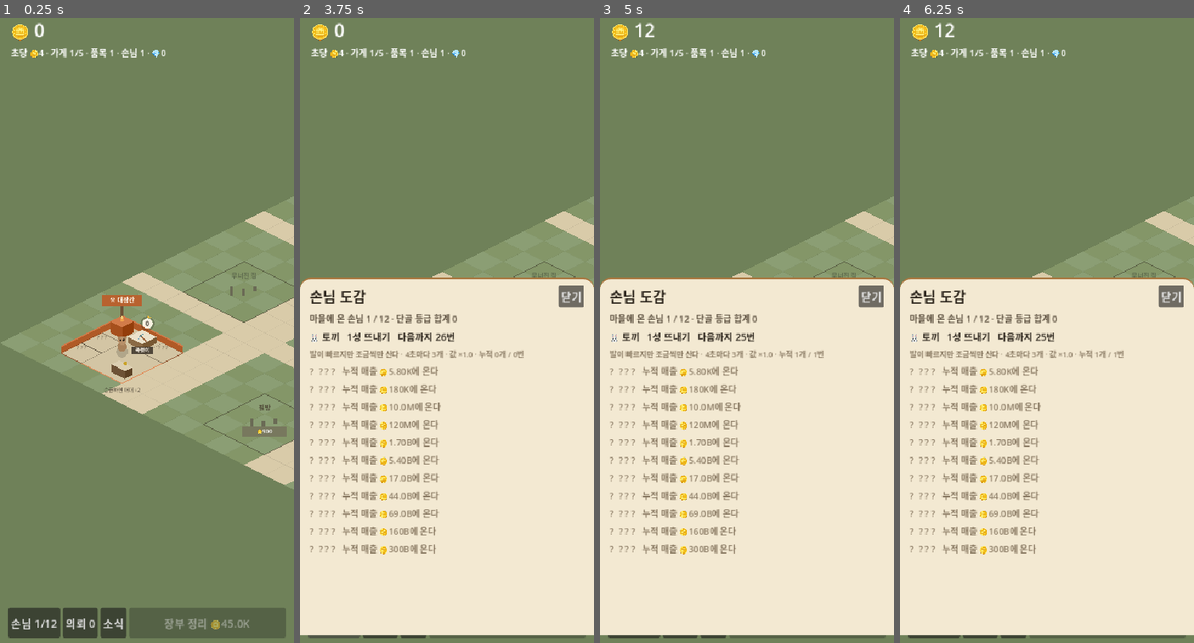
Above: before the commit, frames 1-4 (left to right).
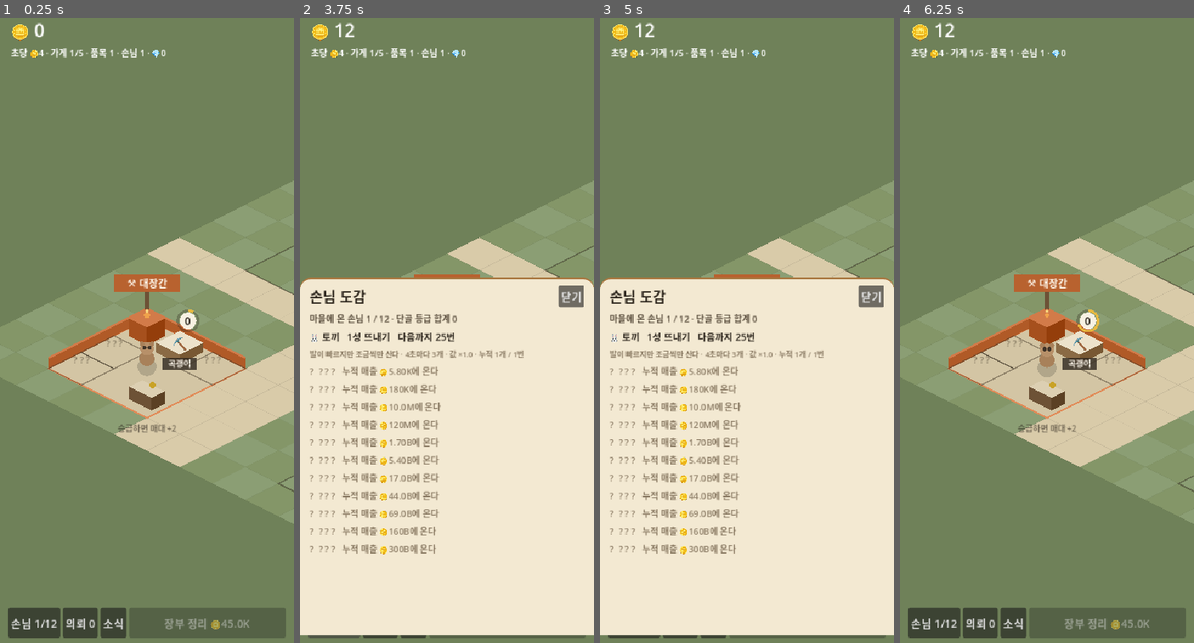
Above: after the commit, the same moments.

Repository: nonexpertchassi-creator/raccoon-hollow
Game: Godot game, scene res://main.tscn
Same seed, same stepped clock (60 frames per second), same inputs: the game is played once before the commit and once after it.
Inputs:
- Up to frame 1 (0.25 s): no input
- Up to frame 2 (3.75 s): click "손님 1/12" at 0.5 s; click "의뢰 0" at 1.25 s; click "소식" at 2 s; click "닫기" at 2.75 s; click "손님 1/12" at 3.5 s
- Up to frame 3 (5 s): click "의뢰 0" at 4.25 s
- Up to frame 4 (6.25 s): click "소식" at 5 s; click "닫기" at 5.75 s

The runs differ from the first frame. In frame 1, 19% of the frame differs, in the area x 0-100%, y 25-81%; in frame 2, 2.2%; in frame 3, 2.1%; in frame 4, 58%, in the area x 0-100%, y 25-99%.

Commit message:
폰에서 만져 보고 넷 — 크게작게 · 첫 크기 · 매대 판정 · 손님 간격
크게·작게가 아예 없었다. 두 손가락·트랙패드·휠로 넣었다. 누른 자리를
붙잡고 커진다 — 화면 한가운데 기준이면 보던 가게가 손 밑에서 도망간다.
크기 칸을 못 박았다: 기본 1.0(가게 하나가 폭에 꽉) · 0.45~1.8.
찍는 도구에 SHOT_ZOOM을 붙여 눈으로 견줘 정했다.

"계산대를 눌러야만 창이 열린다"는 지적이 맞았다. 매대 판정이 104×92라
칸(96×48) 두 개 몫을 먹어서 마당 전체를 삼켰다. 더 아픈 건 우리가 이걸
알고도 시험을 그쪽에 맞춰 놨다는 것이다 — 고장을 재현하는 대신 고장을
시험에 새겼다. 판정을 제 칸 마름모로 좁히고 시험도 되돌렸다.

손님이 시계처럼 온다는 것도 맞았다. 토끼·까치가 wild:0이라 4.6초·3.1초
마다 정확히 왔다. 0.25/0.25/0.3만 줬다(평균 간격은 그대로).
8시간×씨앗 셋: 중앙값 1.16T→1.13T(−2.6%). 씨앗끼리 차이(1.14~1.33T)보다
작으니 경제는 그대로고 느낌만 바뀐 것이다.

장부 정리 삭제는 안 했다 — 지우면 후반에 1,986번을 눌러야 한다(옛 측정).
단추가 싫은 건지 기능이 싫은 건지 되물었다.

Co-Authored-By: Claude Opus 5 <noreply@anthropic.com>

Diff:
--- a/godot/main.gd
+++ b/godot/main.gd
@@ -23,6 +23,19 @@
 ## 손가락을 뗀 자리가 눌려서 엉뚱한 게 강화된다.
 var _press_at: Vector2 = Vector2.ZERO
 var _dragged: bool = false
+
+## ── 줌 ──
+## 왜 칸을 정해 두나. 마음대로 줄이면 마을이 개미만 해지고, 마음대로 키우면
+## 손님이 화면을 다 덮는다. 둘 다 놀 수 없는 화면이다.
+##   1.00 — 처음 보는 크기. 가게 하나(3×3 마당 288px)가 폭 430 안에 꽉 찬다
+##   0.45 — 마을 전체를 훑는다
+##   1.80 — 매대 하나를 정확히 누를 만큼
+const ZOOM_DEF := 1.0
+const ZOOM_MIN := 0.45
+const ZOOM_MAX := 1.8
+## 두 손가락 사이 거리 — 지난 프레임과 견줘서 벌어졌는지 좁혀졌는지를 본다
+var _touches: Dictionary = {}
+var _pinch_d: float = 0.0
 
 ## ── 저장 ──
 ## 방치형에서 저장은 잔재미가 아니라 뼈대다. 껐다 켜면 처음부터인 게임은
@@ -82,7 +95,7 @@
 	add_child(village)
 
 	cam = Camera2D.new()
-	cam.zoom = Vector2(0.62, 0.62)
+	cam.zoom = Vector2(ZOOM_DEF, ZOOM_DEF)
 	# 대장간 앞에서 시작한다 — 처음 켜면 여기 하나만 서 있다.
 	# 화면의 가로 위치는 tx가 아니라 (tx − ty)라, 칸 좌표를 그대로 쓰면 엉뚱한 데를 본다.
 	cam.position = Iso.w(Iso.SHOP_T[0].x - 1.5, Iso.SHOP_T[0].y - 1.5) + Vector2(0, -60)
@@ -233,6 +246,40 @@
 ## 화면을 끌어서 마을을 둘러보고, 눌러서 논다.
 ## 마을 밖으로는 못 나간다 — 끝없는 초록 벌판이 나오면 길을 잃는다.
 func _unhandled_input(e: InputEvent) -> void:
+	# 두 손가락 — 폰에서 크게·작게. 손가락 하나는 밀기라 여기서 안 본다.
+	if e is InputEventScreenTouch:
+		var st := e as InputEventScreenTouch
+		if st.pressed:
+			_touches[st.index] = st.position
+		else:
+			_touches.erase(st.index)
+		_pinch_d = 0.0
+		if _touches.size() >= 2:
+			_dragged = true           # 두 손가락을 뗐을 때 그 자리가 눌리면 안 된다
+		return
+	if e is InputEventScreenDrag:
+		var sd := e as InputEventScreenDrag
+		_touches[sd.index] = sd.position
+		if _touches.size() >= 2:
+			var pts: Array = _touches.values()
+			var d: float = (pts[0] as Vector2).distance_to(pts[1] as Vector2)
+			var mid: Vector2 = ((pts[0] as Vector2) + (pts[1] as Vector2)) * 0.5
+			if _pinch_d > 0.0 and d > 0.0:
+				_zoom_by(d / _pinch_d, mid)
+			_pinch_d = d
+		return
+	# 트랙패드 오므리기(맥) · 휠(책상에서 시험할 때)
+	if e is InputEventMagnifyGesture:
+		_zoom_by((e as InputEventMagnifyGesture).factor, (e as InputEventMagnifyGesture).position)
+		return
+	if e is InputEventMouseButton and (e as InputEventMouseButton).pressed:
+		var wb := e as InputEventMouseButton
+		if wb.button_index == MOUSE_BUTTON_WHEEL_UP:
+			_zoom_by(1.1, wb.position)
+			return
+		if wb.button_index == MOUSE_BUTTON_WHEEL_DOWN:
+			_zoom_by(1.0 / 1.1, wb.position)
+			return
 	if e is InputEventMouseButton and (e as InputEventMouseButton).button_index == MOUSE_BUTTON_LEFT:
 		var mb := e as InputEventMouseButton
 		if mb.pressed:
@@ -242,10 +289,21 @@
 			_tap(_to_world(mb.position))
 	elif e is InputEventMouseMotion and (e as InputEventMouseMotion).button_mask & MOUSE_BUTTON_MASK_LEFT:
 		var mm := e as InputEventMouseMotion
+		if _touches.size() >= 2:
+			return                             # 두 손가락은 크기 조절이지 밀기가 아니다
 		if mm.position.distance_to(_press_at) > 8.0:
 			_dragged = true                    # 8px 넘게 움직였으면 끈 것이다
 		cam.position -= mm.relative / cam.zoom.x
 		_clamp_cam()
+
+## 누른 자리를 붙잡고 크게·작게. 화면 한가운데를 기준으로 하면 보고 있던
+## 가게가 손 밑에서 도망간다 — 손가락 밑의 땅은 그대로 있어야 한다.
+func _zoom_by(f: float, at: Vector2) -> void:
+	var before: Vector2 = _to_world(at)
+	var z: float = clampf(cam.zoom.x * f, ZOOM_MIN, ZOOM_MAX)
+	cam.zoom = Vector2(z, z)
+	cam.position += before - _to_world(at)
+	_clamp_cam()
 
 func _to_world(screen: Vector2) -> Vector2:
 	return cam.position + (screen - get_viewport_rect().size * 0.5) / cam.zoom.x
@@ -292,9 +350,14 @@
 			for k in range(cap):
 				var sp2: Vector2i = y.stalls[k]
 				var q: Vector2 = Iso.w(o.x + sp2.x + 0.5, o.y + sp2.y + 0.5)
-				if absf(p.x - q.x) > 52.0 or p.y < q.y - 64.0 or p.y > q.y + 28.0:
+				# ★ 매대 판정은 **제 칸 위**로만. 예전엔 104×92짜리 네모라
+				#   칸(96×48) 두 개 몫을 먹었고, 그래서 마당 어디를 눌러도
+				#   매대가 먼저 잡혔다 — 가게 창은 현판으로만 열리는 셈이었다.
+				#   칸 모양 그대로(마름모) 재고, 매대 몸통 높이만큼만 위로 올린다.
+				var dy: float = p.y - (q.y - 14.0)
+				if absf(p.x - q.x) / (Iso.TW * 0.5) + absf(dy) / (Iso.TH * 0.5) > 1.0:
 					continue
-				var d: float = Vector2(p.x - q.x, (p.y - (q.y - 18.0)) * 1.4).length()
+				var d: float = Vector2(p.x - q.x, dy * 2.0).length()
 				if d < best_d:
 					best_d = d
 					best = k
--- a/godot/rules/content.gd
+++ b/godot/rules/content.gd
@@ -160,7 +160,7 @@
 		"pay": 1.0,
 		"spread": 3.0,
 		"speed": 1.4,
-		"wild": 0.0,
+		"wild": 0.25,
 		"at": 0.0,
 		"desc": "발이 빠르지만 조금씩만 산다"
 	},
@@ -173,7 +173,7 @@
 		"pay": 0.85,
 		"spread": 2.0,
 		"speed": 1.7,
-		"wild": 0.0,
+		"wild": 0.25,
 		"at": 5800.0,
 		"desc": "쉴 새 없이 들르는 대신 값을 깎는다"
 	},
@@ -186,7 +186,7 @@
 		"pay": 1.15,
 		"spread": 2.0,
 		"speed": 1.5,
-		"wild": 0.15,
+		"wild": 0.3,
 		"at": 180000.0,
 		"desc": "자주 오지만 한두 개면 족하다"
 	},
--- a/godot/tests/shot.gd
+++ b/godot/tests/shot.gd
@@ -4,6 +4,7 @@
 ##
 ##   SHOT_MINUTES=30           얼마나 감을지
 ##   SHOT_UNTIL=bubble|grumpy  그 장면이 나올 때까지 더 감는다
+##   SHOT_ZOOM=1.0             그 크기로 찍는다(기본은 게임이 정한 값)
 ##   SHOT_PANEL=quests|guests|<가게id>   창을 열어 놓고 찍는다
 var _done: bool = false
 
@@ -24,6 +25,11 @@
 			if _scene_has(main, want):
 				break
 			_step(main, s, rng)
+	# 줌을 바꿔 가며 찍는다 — "이 크기가 놀 만한가"는 재는 게 아니라 보는 것이다
+	if OS.has_environment("SHOT_ZOOM"):
+		var z: float = float(OS.get_environment("SHOT_ZOOM"))
+		main.cam.zoom = Vector2(z, z)
+		main._clamp_cam()
 	main._paint()
 	if OS.has_environment("SHOT_PANEL"):
 		var k: String = OS.get_environment("SHOT_PANEL")
--- a/godot/tests/taptest.gd
+++ b/godot/tests/taptest.gd
@@ -43,11 +43,10 @@
 
 	# 2) 현판을 누르면 창이 열린다.
 	#
-	#    ★ 처음엔 '마당 한가운데'로 시험했다가 실패했는데, 고장이 아니라
-	#      **시험이 틀린 것**이었다. 3×3 마당은 가운데가 매대 판정 안에
-	#      들어간다(이웃 칸이 화면에서 48px밖에 안 떨어진다). 매대가 먼저인
-	#      것은 일부러 그렇게 만든 것이다 — 강화를 지도에서 바로 하려고.
-	#      마당으로 들어가는 정식 통로는 현판과 앞 꼭짓점이다.
+	#    ★ 예전 주석: "마당 한가운데는 매대 판정에 먹히니 현판으로만 연다."
+	#      그건 매대 판정이 제 칸의 두 배였기 때문이고, 유저가 **그걸 그대로
+	#      느꼈다**("계산대를 눌러야만 열리는 것 같다"). 판정을 제 칸으로
+	#      좁혔으니 이제 마당 아무 데나 눌러도 열려야 한다 — 아래 2-3이 그 시험이다.
 	var N: Vector2 = Iso.w(o.x, o.y)
 	main._tap(N + Vector2(0, -56))
 	if not main.panel.visible or main.panel.shop_id != "smith":
@@ -60,6 +59,23 @@
 	if not main.panel.visible:
 		fails.append("마당 앞쪽을 눌렀는데 가게 창이 안 열렸다")
 	main.panel.close()
+
+	# 2-3) 마당 안쪽 — 매대가 안 놓인 칸을 누르면 창이 열린다.
+	#      매대·가마·계산대가 쓰는 칸을 빼고 남은 칸으로 시험한다.
+	var yd: Dictionary = Iso.yard(Iso.YARD_KIND[0], n)
+	var taken: Array = [yd.kiln, yd.counter]
+	for k in range(min(s.stall_cap("smith"), Content.SHOPS[0].items.size())):
+		taken.append(yd.stalls[k])
+	var free: Variant = null
+	for ty in range(n):
+		for tx in range(n):
+			if not taken.has(Vector2i(tx, ty)):
+				free = Vector2i(tx, ty)
+	if free != null:
+		main._tap(Iso.w(o.x + (free as Vector2i).x + 0.5, o.y + (free as Vector2i).y + 0.5))
+		if not main.panel.visible:
+			fails.append("마당 빈 칸을 눌렀는데 가게 창이 안 열렸다")
+		main.panel.close()
 
 	# 3) 작은 건물 자리를 누르면 세워진다
 	var before_small: int = s.smalls.size()
Not shown, changed: PLAN.md
Not shown, changed: content.js
